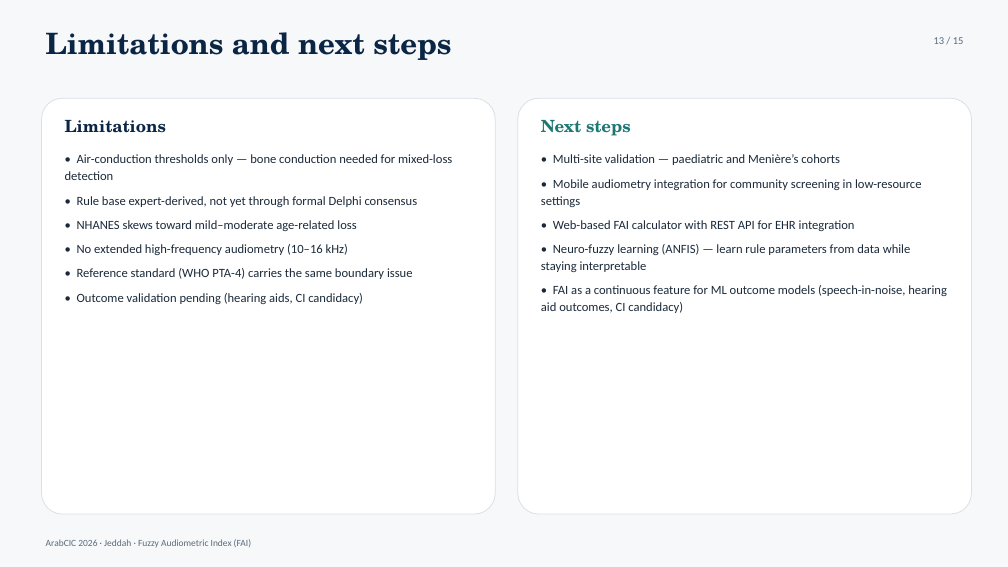
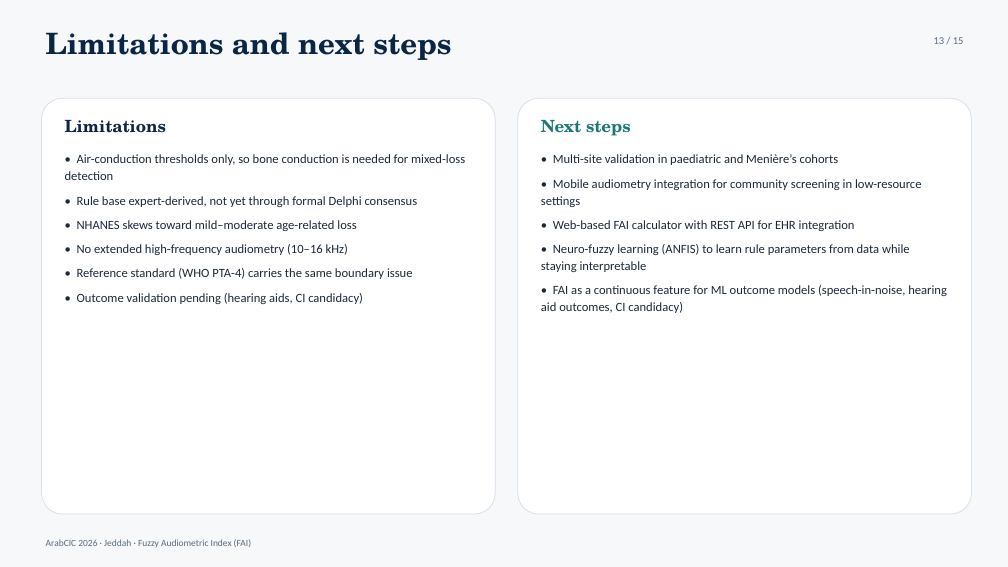
Before and after one commit to ameye/fuzzy-audiogram, a slide deck: slide 13 of arabcic2026/arabcic2026_fuzzy_audiogram.pptx. Drawn at 1008x567 pixels with LibreOffice and Linux fonts; fonts in the diff are those of the drawing. Boxes give left, top, right and bottom in pixels: in the first picture for what was removed or moved away, otherwise in the second. Text is boxed around its words. In the diff, an @@ line names an element or a change of style, - is before the commit and + after.

```diff
--- a/arabcic2026/arabcic2026_fuzzy_audiogram.pptx
+++ b/arabcic2026/arabcic2026_fuzzy_audiogram.pptx
@@ text at box(65, 154, 465, 180): text changed @@
-• Air-conduction thresholds only — bone conduction needed for mixed-loss detection
+• Air-conduction thresholds only, so bone conduction is needed for mixed-loss detection
@@ text at box(553, 154, 839, 165): text changed @@
-• Multi-site validation — paediatric and Menière’s cohorts
+• Multi-site validation in paediatric and Menière’s cohorts
@@ text at box(541, 244, 910, 272): text changed @@
-• Neuro-fuzzy learning (ANFIS) — learn rule parameters from data while staying interpretable
+• Neuro-fuzzy learning (ANFIS) to learn rule parameters from data while staying interpretable
```
Also in this commit, not shown: 14 other slides changed, 5 other files.
